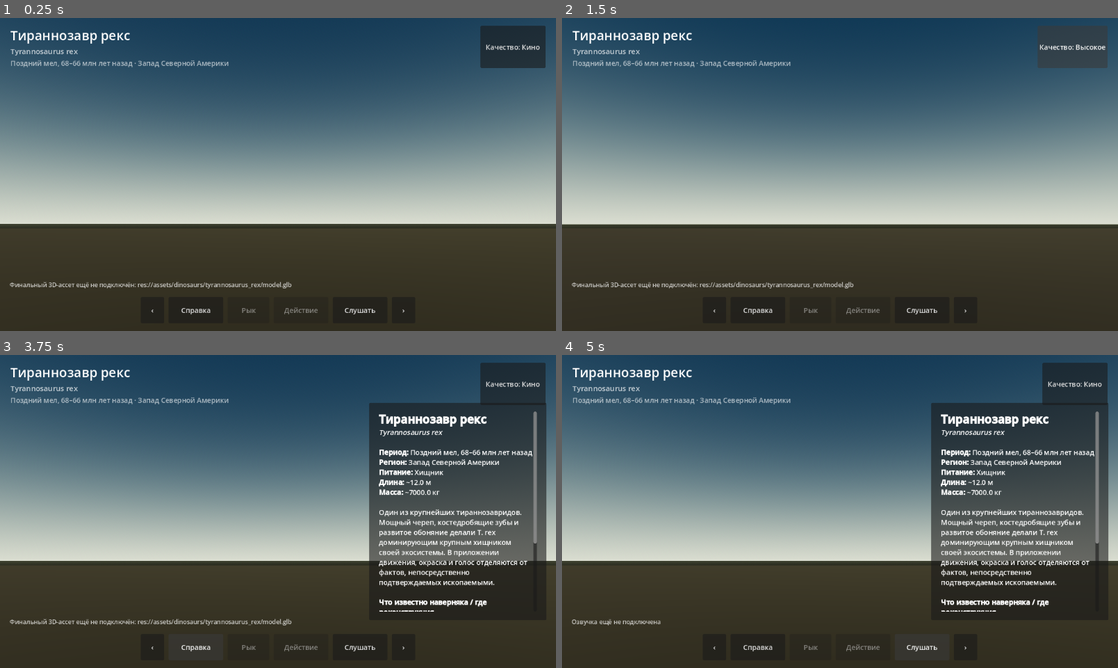
Above: before the commit, frames 1-4 (two rows, left to right).
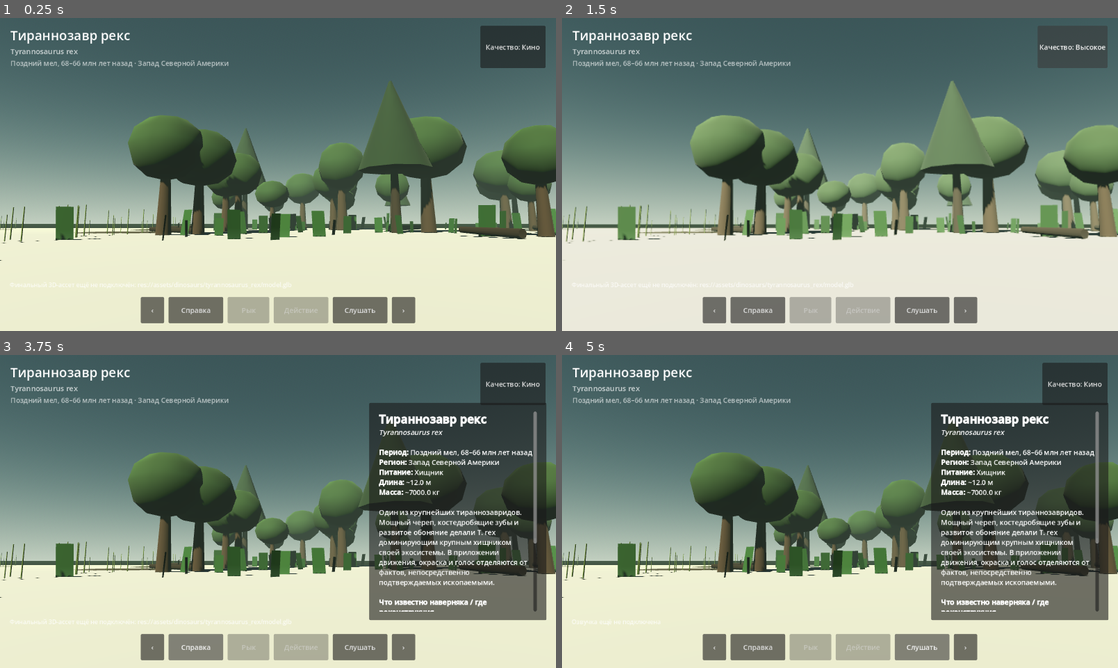
Above: after the commit, the same moments.

Repository: artemkz147-ship-it/RAZNOE147
Game: Godot game, scene res://scenes/main.tscn
Two runs of this game, one before a commit and one after it. Both use one fixed random seed, a clock stepped at 60 frames per second and the inputs below.
Inputs:
- Up to frame 1 (0.25 s): no input
- Up to frame 2 (1.5 s): click "Качество: Кино" at 0.5 s; click "Качество: Производительность" at 1.25 s
- Up to frame 3 (3.75 s): click "Качество: Высокое" at 2 s; click "‹" at 2.75 s; click "Справка" at 3.5 s
- Up to frame 4 (5 s): click "Слушать" at 4.25 s

The runs differ from the first frame. In frame 1, 68% of the frame differs, in the area x 0-100%, y 0-100%; in frame 2, 69%; in frame 3, 64%; in frame 4, 64%.

Commit message:
dino: build procedural Hell Creek habitat stage

Diff:
--- a/scripts/scene_stage.gd
+++ b/scripts/scene_stage.gd
@@ -1,12 +1,30 @@
 extends Node3D
 
-# Neutral high-quality fallback stage. It is intentionally not labelled as a
-# Hell Creek reconstruction; a dedicated habitat GLB can replace/augment it.
+# Procedural Hell Creek-inspired floodplain stage.
+# It deliberately avoids modern palms and generic tropical-jungle dressing.
+# The scene uses low-cost procedural materials and MultiMesh vegetation so the
+# Android build remains scalable while still reading as a living habitat.
+
+const TREE_COUNT := 58
+const CONIFER_COUNT := 22
+const FERN_COUNT := 240
+const REED_COUNT := 150
+const DEADWOOD_COUNT := 18
+
+var _rng := RandomNumberGenerator.new()
 
 func _ready() -> void:
+    _rng.seed = 14766026
     _create_environment()
     _create_sun()
     _create_ground()
+    _create_river()
+    _create_bank()
+    _create_floodplain_trees()
+    _create_conifers()
+    _create_ferns()
+    _create_reeds()
+    _create_deadwood()
 
 func _create_environment() -> void:
     var world := WorldEnvironment.new()
@@ -16,19 +34,29 @@
     environment.background_mode = Environment.BG_SKY
     environment.ambient_light_source = Environment.AMBIENT_SOURCE_SKY
     environment.reflected_light_source = Environment.REFLECTION_SOURCE_SKY
-    environment.ambient_light_energy = 0.85
+    environment.ambient_light_energy = 0.72
     environment.tonemap_mode = Environment.TONE_MAPPER_ACES
+    environment.tonemap_exposure = 1.05
+
+    environment.fog_enabled = true
+    environment.fog_light_color = Color(0.46, 0.53, 0.47)
+    environment.fog_light_energy = 0.75
+    environment.fog_density = 0.008
+    environment.fog_height = 1.2
+    environment.fog_height_density = 0.18
+    environment.fog_aerial_perspective = 0.42
+    environment.fog_sky_affect = 0.48
 
     var sky := Sky.new()
     sky.radiance_size = Sky.RADIANCE_SIZE_128
-
     var sky_material := ProceduralSkyMaterial.new()
-    sky_material.sky_top_color = Color(0.12, 0.22, 0.30)
-    sky_material.sky_horizon_color = Color(0.70, 0.72, 0.65)
-    sky_material.ground_bottom_color = Color(0.055, 0.052, 0.045)
-    sky_material.ground_horizon_color = Color(0.26, 0.27, 0.22)
-    sky_material.sun_angle_max = 16.0
-    sky_material.sun_curve = 0.08
+    sky_material.sky_top_color = Color(0.09, 0.18, 0.24)
+    sky_material.sky_horizon_color = Color(0.63, 0.69, 0.62)
+    sky_material.ground_bottom_color = Color(0.035, 0.041, 0.031)
+    sky_material.ground_horizon_color = Color(0.20, 0.25, 0.19)
+    sky_material.sun_angle_max = 12.0
+    sky_material.sun_curve = 0.075
+    sky_material.sun_angle_max = 18.0
     sky.sky_material = sky_material
     environment.sky = sky
 
@@ -37,29 +65,290 @@
 
 func _create_sun() -> void:
     var sun := DirectionalLight3D.new()
-    sun.name = "Sun"
-    sun.rotation_degrees = Vector3(-42.0, -32.0, 0.0)
-    sun.light_color = Color(1.0, 0.93, 0.82)
-    sun.light_energy = 2.0
+    sun.name = "LateAfternoonSun"
+    sun.rotation_degrees = Vector3(-38.0, -31.0, -2.0)
+    sun.light_color = Color(1.0, 0.91, 0.77)
+    sun.light_energy = 2.15
     sun.shadow_enabled = true
-    sun.directional_shadow_max_distance = 90.0
+    sun.directional_shadow_max_distance = 82.0
+    sun.directional_shadow_split_1 = 0.12
+    sun.directional_shadow_split_2 = 0.34
+    sun.directional_shadow_split_3 = 0.66
     add_child(sun)
 
 func _create_ground() -> void:
     var ground := MeshInstance3D.new()
-    ground.name = "FallbackGround"
-
+    ground.name = "FloodplainGround"
     var plane := PlaneMesh.new()
-    plane.size = Vector2(90.0, 90.0)
-    plane.subdivide_width = 1
-    plane.subdivide_depth = 1
-
-    var material := StandardMaterial3D.new()
-    material.albedo_color = Color(0.095, 0.105, 0.078)
-    material.roughness = 0.92
-    material.metallic = 0.0
-    plane.material = material
-
+    plane.size = Vector2(110.0, 110.0)
+    plane.subdivide_width = 32
+    plane.subdivide_depth = 32
+    plane.material = _ground_material()
     ground.mesh = plane
-    ground.position.y = -0.015
+    ground.position = Vector3(0.0, -0.08, 0.0)
     add_child(ground)
+
+func _ground_material() -> ShaderMaterial:
+    var shader := Shader.new()
+    shader.code = """
+shader_type spatial;
+render_mode diffuse_burley, specular_schlick_ggx;
+
+float hash21(vec2 p){
+    p = fract(p * vec2(123.34, 345.45));
+    p += dot(p, p + 34.345);
+    return fract(p.x * p.y);
+}
+
+float noise2(vec2 p){
+    vec2 i = floor(p);
+    vec2 f = fract(p);
+    f = f*f*(3.0-2.0*f);
+    float a = hash21(i);
+    float b = hash21(i + vec2(1.0,0.0));
+    float c = hash21(i + vec2(0.0,1.0));
+    float d = hash21(i + vec2(1.0,1.0));
+    return mix(mix(a,b,f.x), mix(c,d,f.x), f.y);
+}
+
+float fbm(vec2 p){
+    float v = 0.0;
+    float a = 0.5;
+    for(int i=0;i<5;i++){
+        v += noise2(p) * a;
+        p = p * 2.03 + vec2(17.1, 9.2);
+        a *= 0.5;
+    }
+    return v;
+}
+
+void fragment(){
+    vec2 p = WORLD_MATRIX[3].xz * 0.55 + VERTEX.xz * 0.55;
+    float n = fbm(p);
+    float fine = noise2(p * 7.0);
+    float wet = smoothstep(0.57, 0.82, n);
+    vec3 soil = vec3(0.082,0.070,0.045);
+    vec3 loam = vec3(0.135,0.120,0.074);
+    vec3 moss = vec3(0.075,0.110,0.055);
+    vec3 c = mix(soil, loam, n);
+    c = mix(c, moss, smoothstep(0.50,0.76,fine) * (1.0-wet));
+    ALBEDO = c;
+    ROUGHNESS = mix(0.94, 0.46, wet);
+    SPECULAR = mix(0.18, 0.42, wet);
+    NORMAL_MAP_DEPTH = 0.35;
+}
+"""
+    var material := ShaderMaterial.new()
+    material.shader = shader
+    return material
+
+func _create_river() -> void:
+    var river := MeshInstance3D.new()
+    river.name = "MeanderingRiver"
+    var plane := PlaneMesh.new()
+    plane.size = Vector2(27.0, 96.0)
+    plane.subdivide_width = 24
+    plane.subdivide_depth = 48
+    plane.material = _water_material()
+    river.mesh = plane
+    river.position = Vector3(-25.0, -0.14, -3.0)
+    river.rotation.y = deg_to_rad(-7.0)
+    add_child(river)
+
+func _water_material() -> ShaderMaterial:
+    var shader := Shader.new()
+    shader.code = """
+shader_type spatial;
+render_mode blend_mix, depth_draw_alpha_prepass, diffuse_burley, specular_schlick_ggx;
+
+uniform vec3 shallow_color : source_color = vec3(0.075,0.155,0.145);
+uniform vec3 deep_color : source_color = vec3(0.020,0.070,0.075);
+
+float wave(vec2 p, float t){
+    return sin(p.x*1.1+t*0.9)*0.42 + sin(p.y*1.7-t*0.65)*0.31 + sin((p.x+p.y)*2.5+t*0.42)*0.16;
+}
+
+void vertex(){
+    float w = wave(VERTEX.xz, TIME);
+    VERTEX.y += w * 0.035;
+}
+
+void fragment(){
+    vec2 p = VERTEX.xz;
+    float w1 = wave(p*1.4, TIME);
+    float w2 = wave(p*1.4+vec2(0.03,0.0), TIME);
+    float w3 = wave(p*1.4+vec2(0.0,0.03), TIME);
+    vec3 n = normalize(vec3(w1-w2, 0.12, w1-w3));
+    NORMAL = mix(NORMAL, n, 0.36);
+    float depth_hint = smoothstep(-12.0, 12.0, p.x);
+    ALBEDO = mix(deep_color, shallow_color, depth_hint);
+    ROUGHNESS = 0.12;
+    METALLIC = 0.0;
+    SPECULAR = 0.88;
+    ALPHA = 0.86;
+}
+"""
+    var material := ShaderMaterial.new()
+    material.shader = shader
+    return material
+
+func _create_bank() -> void:
+    var bank_mat := StandardMaterial3D.new()
+    bank_mat.albedo_color = Color(0.11, 0.095, 0.055)
+    bank_mat.roughness = 0.97
+    for i in range(28):
+        var clump := MeshInstance3D.new()
+        var mesh := SphereMesh.new()
+        mesh.radius = _rng.randf_range(1.8, 4.2)
+        mesh.height = mesh.radius * _rng.randf_range(0.35, 0.55)
+        mesh.radial_segments = 12
+        mesh.rings = 5
+        mesh.material = bank_mat
+        clump.mesh = mesh
+        var z := _rng.randf_range(-45.0, 44.0)
+        var side := -1.0 if i % 2 == 0 else 1.0
+        clump.position = Vector3(-25.0 + side * _rng.randf_range(10.5, 14.5), -0.20, z)
+        clump.scale.y = 0.25
+        add_child(clump)
+
+func _create_floodplain_trees() -> void:
+    var trunk_mesh := CylinderMesh.new()
+    trunk_mesh.top_radius = 0.22
+    trunk_mesh.bottom_radius = 0.48
+    trunk_mesh.height = 5.4
+    trunk_mesh.radial_segments = 7
+    var bark := StandardMaterial3D.new()
+    bark.albedo_color = Color(0.18, 0.135, 0.085)
+    bark.roughness = 0.96
+    trunk_mesh.material = bark
+
+    var canopy_mesh := SphereMesh.new()
+    canopy_mesh.radius = 2.35
+    canopy_mesh.height = 4.1
+    canopy_mesh.radial_segments = 8
+    canopy_mesh.rings = 5
+    var leaves := StandardMaterial3D.new()
+    leaves.albedo_color = Color(0.105, 0.205, 0.090)
+    leaves.roughness = 0.93
+    canopy_mesh.material = leaves
+
+    var trunks := _make_multimesh("AngiospermTrunks", trunk_mesh, TREE_COUNT)
+    var canopies := _make_multimesh("AngiospermCanopies", canopy_mesh, TREE_COUNT)
+    for i in range(TREE_COUNT):
+        var p := _random_habitat_point(14.0, 52.0)
+        var s := _rng.randf_range(0.72, 1.45)
+        var yaw := _rng.randf_range(-PI, PI)
+        var trunk_t := Transform3D(Basis(Vector3.UP, yaw).scaled(Vector3(s, s, s)), p + Vector3(0.0, 2.55*s, 0.0))
+        trunks.multimesh.set_instance_transform(i, trunk_t)
+        var canopy_t := Transform3D(Basis(Vector3.UP, yaw).scaled(Vector3(s*_rng.randf_range(0.85,1.18), s, s*_rng.randf_range(0.85,1.18))), p + Vector3(0.0, 5.3*s, 0.0))
+        canopies.multimesh.set_instance_transform(i, canopy_t)
+
+func _create_conifers() -> void:
+    var trunk_mesh := CylinderMesh.new()
+    trunk_mesh.top_radius = 0.12
+    trunk_mesh.bottom_radius = 0.32
+    trunk_mesh.height = 7.0
+    trunk_mesh.radial_segments = 7
+    var trunk_mat := StandardMaterial3D.new()
+    trunk_mat.albedo_color = Color(0.135, 0.105, 0.070)
+    trunk_mat.roughness = 0.96
+    trunk_mesh.material = trunk_mat
+
+    var crown_mesh := CylinderMesh.new()
+    crown_mesh.top_radius = 0.08
+    crown_mesh.bottom_radius = 2.1
+    crown_mesh.height = 5.5
+    crown_mesh.radial_segments = 9
+    var needle_mat := StandardMaterial3D.new()
+    needle_mat.albedo_color = Color(0.055, 0.145, 0.075)
+    needle_mat.roughness = 0.95
+    crown_mesh.material = needle_mat
+
+    var trunks := _make_multimesh("ConiferTrunks", trunk_mesh, CONIFER_COUNT)
+    var crowns := _make_multimesh("ConiferCrowns", crown_mesh, CONIFER_COUNT)
+    for i in range(CONIFER_COUNT):
+        var p := _random_habitat_point(20.0, 54.0)
+        var s := _rng.randf_range(0.8, 1.6)
+        var yaw := _rng.randf_range(-PI, PI)
+        trunks.multimesh.set_instance_transform(i, Transform3D(Basis(Vector3.UP, yaw).scaled(Vector3(s,s,s)), p + Vector3(0,3.4*s,0)))
+        crowns.multimesh.set_instance_transform(i, Transform3D(Basis(Vector3.UP, yaw).scaled(Vector3(s,s,s)), p + Vector3(0,6.4*s,0)))
+
+func _create_ferns() -> void:
+    var leaf := QuadMesh.new()
+    leaf.size = Vector2(0.85, 1.8)
+    leaf.orientation = PlaneMesh.FACE_Z
+    var fern_mat := StandardMaterial3D.new()
+    fern_mat.albedo_color = Color(0.085, 0.24, 0.075)
+    fern_mat.roughness = 0.90
+    fern_mat.cull_mode = BaseMaterial3D.CULL_DISABLED
+    leaf.material = fern_mat
+    var ferns := _make_multimesh("FernUnderstory", leaf, FERN_COUNT)
+    for i in range(FERN_COUNT):
+        var p := _random_habitat_point(5.5, 49.0)
+        var s := _rng.randf_range(0.45, 1.2)
+        var yaw := _rng.randf_range(-PI, PI)
+        var pitch := deg_to_rad(_rng.randf_range(-12.0, 12.0))
+        var basis := Basis(Vector3.UP, yaw) * Basis(Vector3.RIGHT, pitch)
+        basis = basis.scaled(Vector3(s, s, s))
+        ferns.multimesh.set_instance_transform(i, Transform3D(basis, p + Vector3(0.0, 0.68*s, 0.0)))
+
+func _create_reeds() -> void:
+    var reed_mesh := CylinderMesh.new()
+    reed_mesh.top_radius = 0.018
+    reed_mesh.bottom_radius = 0.026
+    reed_mesh.height = 1.35
+    reed_mesh.radial_segments = 5
+    var reed_mat := StandardMaterial3D.new()
+    reed_mat.albedo_color = Color(0.23, 0.31, 0.10)
+    reed_mat.roughness = 0.9
+    reed_mesh.material = reed_mat
+    var reeds := _make_multimesh("RiverbankReeds", reed_mesh, REED_COUNT)
+    for i in range(REED_COUNT):
+        var z := _rng.randf_range(-46.0, 46.0)
+        var side := -1.0 if _rng.randf() < 0.5 else 1.0
+        var x := -25.0 + side * _rng.randf_range(12.4, 14.8)
+        var s := _rng.randf_range(0.65, 1.45)
+        reeds.multimesh.set_instance_transform(i, Transform3D(Basis().scaled(Vector3(s,s,s)), Vector3(x, 0.58*s, z)))
+
+func _create_deadwood() -> void:
+    var log_mesh := CylinderMesh.new()
+    log_mesh.top_radius = 0.17
+    log_mesh.bottom_radius = 0.24
+    log_mesh.height = 3.8
+    log_mesh.radial_segments = 7
+    var mat := StandardMaterial3D.new()
+    mat.albedo_color = Color(0.11, 0.082, 0.050)
+    mat.roughness = 0.98
+    log_mesh.material = mat
+    var logs := _make_multimesh("Deadwood", log_mesh, DEADWOOD_COUNT)
+    for i in range(DEADWOOD_COUNT):
+        var p := _random_habitat_point(8.0, 42.0)
+        var yaw := _rng.randf_range(-PI, PI)
+        var basis := Basis(Vector3.UP, yaw) * Basis(Vector3.FORWARD, deg_to_rad(88.0))
+        var s := _rng.randf_range(0.7, 1.3)
+        basis = basis.scaled(Vector3(s,s,s))
+        logs.multimesh.set_instance_transform(i, Transform3D(basis, p + Vector3(0.0, 0.22*s, 0.0)))
+
+func _make_multimesh(name: String, mesh: Mesh, count: int) -> MultiMeshInstance3D:
+    var instance := MultiMeshInstance3D.new()
+    instance.name = name
+    var mm := MultiMesh.new()
+    mm.transform_format = MultiMesh.TRANSFORM_3D
+    mm.instance_count = count
+    mm.visible_instance_count = count
+    mm.mesh = mesh
+    instance.multimesh = mm
+    instance.cast_shadow = GeometryInstance3D.SHADOW_CASTING_SETTING_ON
+    add_child(instance)
+    return instance
+
+func _random_habitat_point(min_radius: float, max_radius: float) -> Vector3:
+    for _attempt in range(20):
+        var angle := _rng.randf_range(-PI, PI)
+        var radius := sqrt(_rng.randf_range(min_radius*min_radius, max_radius*max_radius))
+        var p := Vector3(cos(angle)*radius, 0.0, sin(angle)*radius)
+        # Keep the river corridor open and preserve a presentation clearing near the animal.
+        var river_distance := abs(p.x + 25.0)
+        if river_distance > 15.0 and (abs(p.x) > 5.0 or abs(p.z) > 7.5):
+            return p
+    return Vector3(max_radius, 0.0, 0.0)
